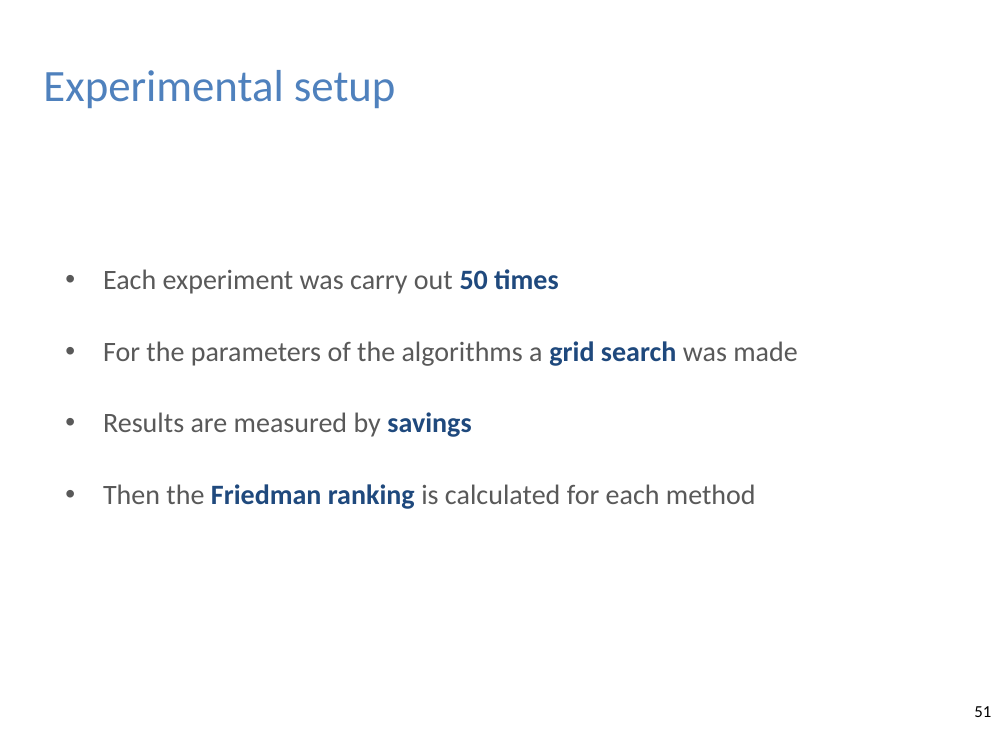
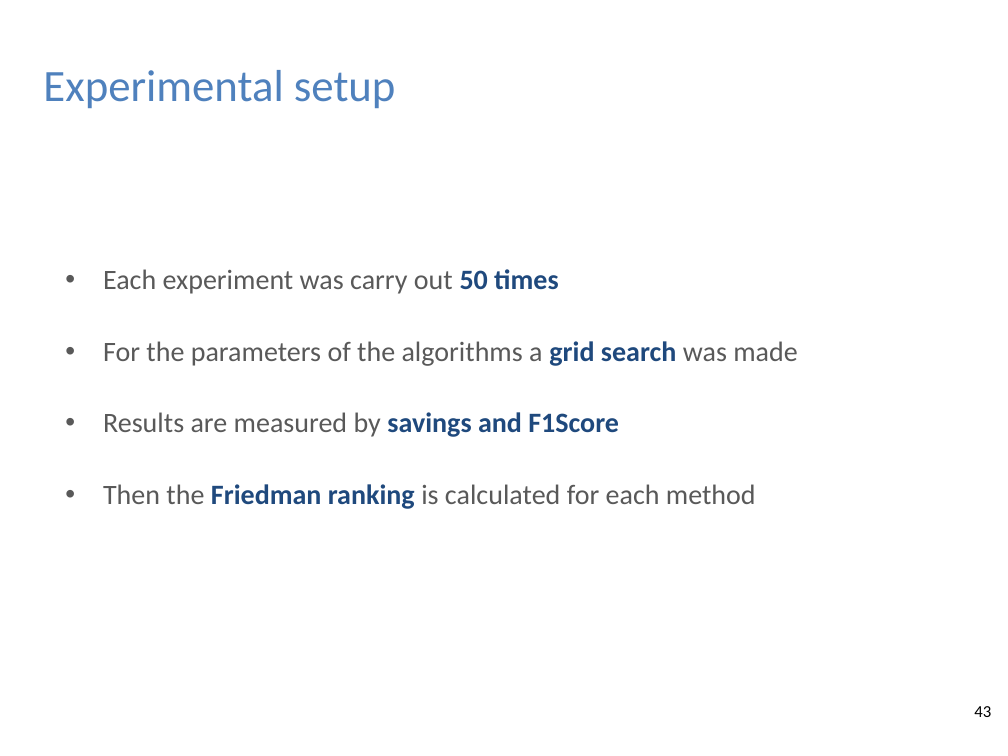
Before and after one commit to albahnsen/phd-thesis, a slide deck: slide 43 of slides/Thesis_ExampleDependentCostSensitiveClassification_slides.pptx (slide 51 before the commit). Drawn at 1008x756 pixels with LibreOffice and Linux fonts; fonts in the diff are those of the drawing; background and template pictures are left out. Boxes give left, top, right and bottom in pixels: in the first picture for what was removed or moved away, otherwise in the second. Text is boxed around its words. In the diff, an @@ line names an element or a change of style, - is before the commit and + after.

```diff
--- a/slides/Thesis_ExampleDependentCostSensitiveClassification_slides.pptx
+++ b/slides/Thesis_ExampleDependentCostSensitiveClassification_slides.pptx
@@ text at (x1=103, y1=412, x2=619, y2=437): text changed @@
-  • Results are measured by savings
+  • Results are measured by savings and F1Score
@@ page number at (x1=974, y1=706, x2=991, y2=717): text changed @@
-51
+43
```
Also in this commit, not shown: 10 other slides changed, 8 slides removed.
